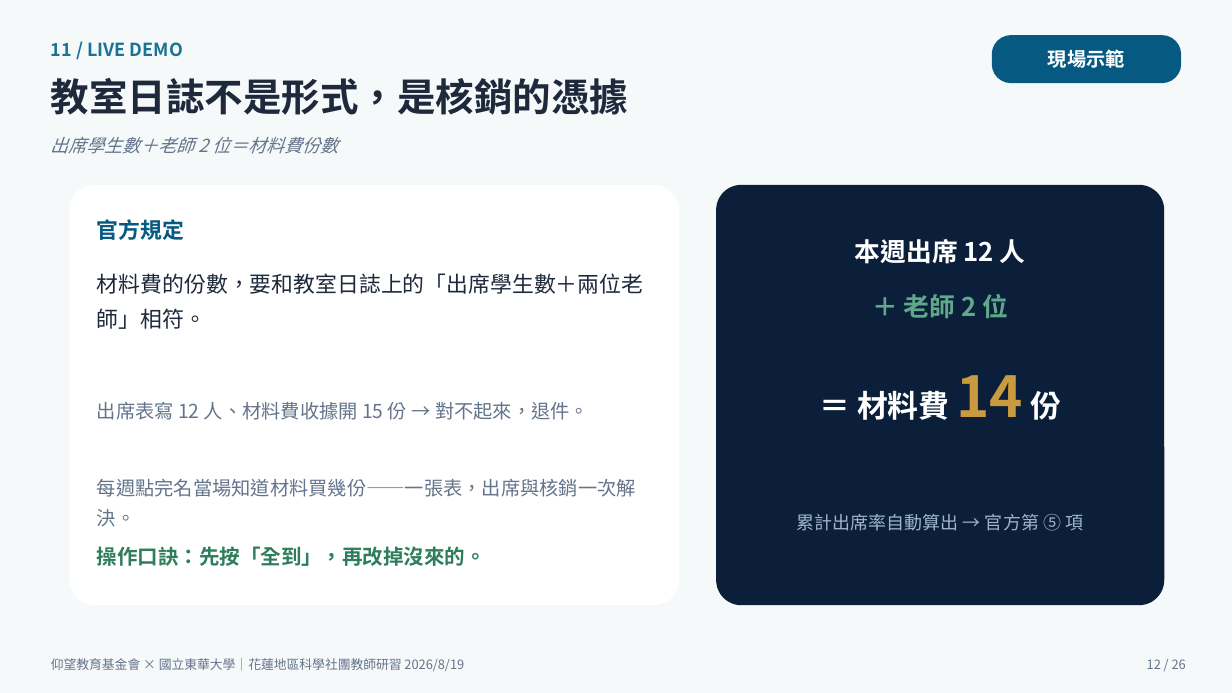
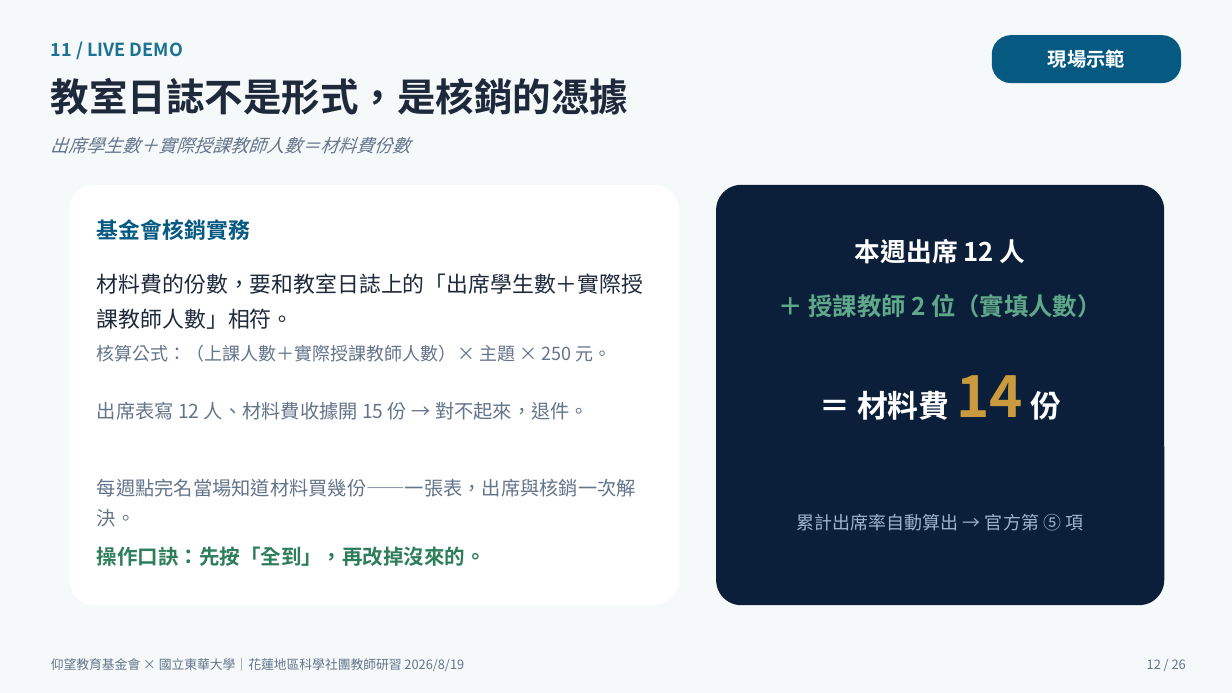
Before and after one commit to cwstedctw/sci-club-toolkit, a slide deck: slide 12 of part2-豐兆/20260819仰望研習主講_從零打造社團管理系統_游豐兆.pptx. Drawn at 1232x693 pixels with LibreOffice and Linux fonts; fonts in the diff are those of the drawing. Boxes give left, top, right and bottom in pixels: in the first picture for what was removed or moved away, otherwise in the second. Text is boxed around its words. In the diff, an @@ line names an element or a change of style, - is before the commit and + after.

```diff
--- a/part2-豐兆/20260819仰望研習主講_從零打造社團管理系統_游豐兆.pptx
+++ b/part2-豐兆/20260819仰望研習主講_從零打造社團管理系統_游豐兆.pptx
@@ text at (x1=51, y1=137, x2=411, y2=154): text changed @@
-出席學生數＋老師 2 位＝材料費份數
+出席學生數＋實際授課教師人數＝材料費份數
@@ text at (x1=97, y1=219, x2=250, y2=240): text changed @@
-官方規定
+基金會核銷實務
@@ text at (x1=97, y1=273, x2=643, y2=362): text changed @@
-材料費的份數，要和教室日誌上的「出席學生數＋兩位老師」相符。
+材料費的份數，要和教室日誌上的「出席學生數＋實際授課教師人數」相符。
+核算公式：（上課人數＋實際授課教師人數）× 主題 × 250 元。
@@ text at (x1=809, y1=294, x2=1101, y2=317): text changed; size 20 to 19 pt @@
-＋ 老師 2 位
+＋ 授課教師 2 位（實填人數）
```
Also in this commit, not shown: 4 other slides changed, 2 other files.
